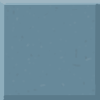
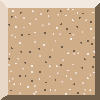
The second 100×100 image is a revision of the first. Changes to its layers:
hid "Paint Layer 1" (1st of 2), moved it above "Color Combination Pastel Dreams - Canva's Design Wiki - Google Chrome 2_1_2024 …", painted on it over (x1=0, y1=0, x2=100, y2=100)
added layer "Paint Layer 3" above "Copy of Face" over (x1=8, y1=8, x2=95, y2=95)
added layer "Copy of Face" above "Face" over (x1=1, y1=3, x2=100, y2=100)
hid "Face", painted on it over (x1=3, y1=2, x2=100, y2=100)
added layer "Paint Layer 1" (2nd of 2) above "Paint Layer 2" over (x1=0, y1=0, x2=100, y2=100)
added layer "Paint Layer 2" above "Background" over (x1=0, y1=0, x2=100, y2=100)
hid "Background" over (x1=0, y1=0, x2=100, y2=100)
